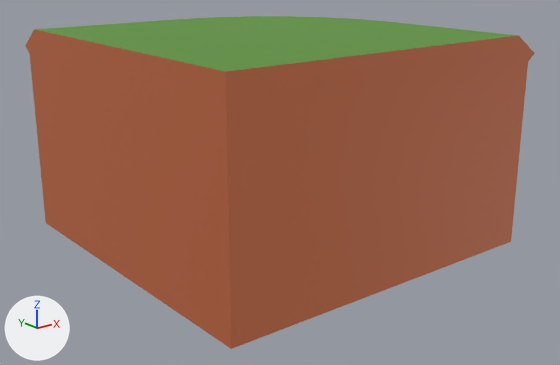
The glTF model assets/models/tiles/tile_island_corner_out.glb, before and after one commit.
The view is the same before and after, from a camera (50 mm lens) standing at (-0.911, -1.14, 0.146) and looking at (-0.096, -0.121, -0.262). Arrows for +X, +Y and +Z are at lower left; the lights stay in place. The picture after the commit comes second. Vertices at exactly the same position are counted once.

In view in the first picture: 'Tile_Cliff_Corner_Outer_Export'.
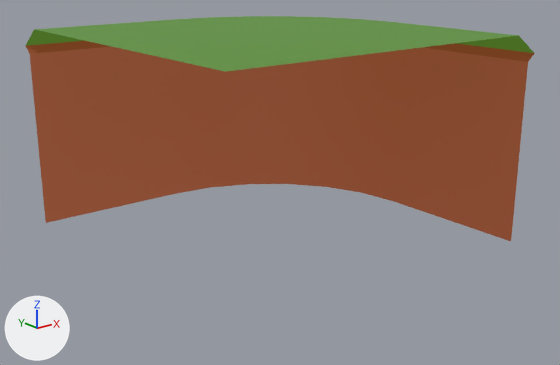
The change, as JSON lines over the scene's bpy script:
```json
{"block": "me_tile_cliff_corner_outer_mesh_004", "where": "# used by ob_tile_cliff_corner_outer_export; location = (0.0, 0.0, 0.0)"}
{"op": "remove", "block": "me_tile_cliff_corner_outer_mesh_004", "code": "me_tile_cliff_corner_outer_mesh_004.from_pydata(...)  # 38 vertices, 72 faces; spans x -0.4..0.216, y -0.4..0.216, z -0.36..0.0"}
{"op": "add", "block": "me_tile_cliff_corner_outer_mesh_004", "code": "me_tile_cliff_corner_outer_mesh_004.from_pydata(...)  # 37 vertices, 56 faces; spans x -0.4..0.216, y -0.4..0.216, z -0.36..0.0"}
{"block": "me_tile_cliff_corner_outer_mesh_004", "change": "me_tile_cliff_corner_outer_mesh_004 part 1"}
{"block": "me_tile_cliff_corner_outer_mesh_004", "change": "1 vertex is removed from x -0.4, y -0.4, z -0.36"}
{"block": "me_tile_cliff_corner_outer_mesh_004", "change": "16 faces are deleted"}
```

Location of each change, [x1, y1, x2, y2] in pixels of the pictures (560 x 365 px):
```json
{"object": "Tile_Cliff_Corner_Outer_Export", "change": "reshaped", "before": [25, 16, 535, 349], "after": [25, 16, 535, 241], "on screen": "32% shorter"}
{"part": 1, "of": "me_tile_cliff_corner_outer_mesh_004", "change": "deleted", "before": [25, 29, 535, 349], "on screen": "brown"}
```
